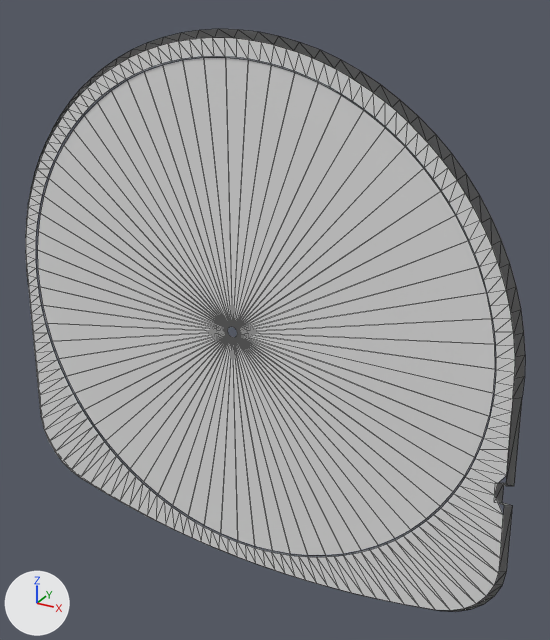
Renders of the OBJ model fork/floating-media/DATA/float_psp_shade1.obj from each side of a commit.
Rendered twice from a camera (50 mm lens) standing at (1.24, -2.03, 1.06) and looking at (0.11, 0.02, 0.03). The lights are fixed; the arrows at lower left show +X, +Y and +Z. The picture after the commit comes second. Mesh edges are drawn as thin lines. Where no turn or scale is listed for an object, it has been applied to the vertices.

Names of what the first picture shows: 'float_psp_shade1'.
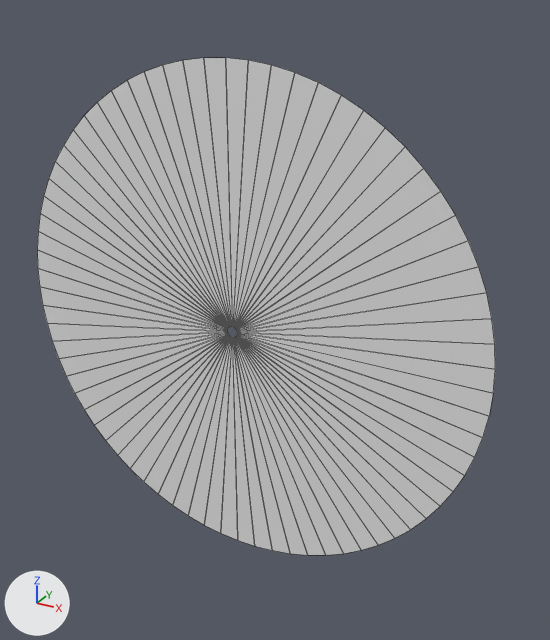
Pixel boxes [x1, y1, x2, y2] of what changed, in the pictures (550 x 640 px):
'float_psp_shade1', reshaped (8% narrower, 15% shorter): before [26, 29, 525, 612]; after [37, 58, 495, 555]
part 1 of me_float_psp_shade1, deleted: before [26, 29, 525, 612]

What the commit changed:
me_float_psp_shade1 is used by ob_float_psp_shade1; location (0.0, 0.0, 0.0).
me_float_psp_shade1 had 579 vertices, 590 faces and spanned x -0.98..0.98, y -0.07..-0.05, z -0.96..0.94.
me_float_psp_shade1 now has 144 vertices, 144 faces and spans x -0.87..0.87, y -0.07..-0.06, z -0.87..0.87.
me_float_psp_shade1 part 1: the loose piece of 435 vertices spanning x -0.98..0.98, y -0.07..-0.05, z -0.96..0.94 is deleted.
